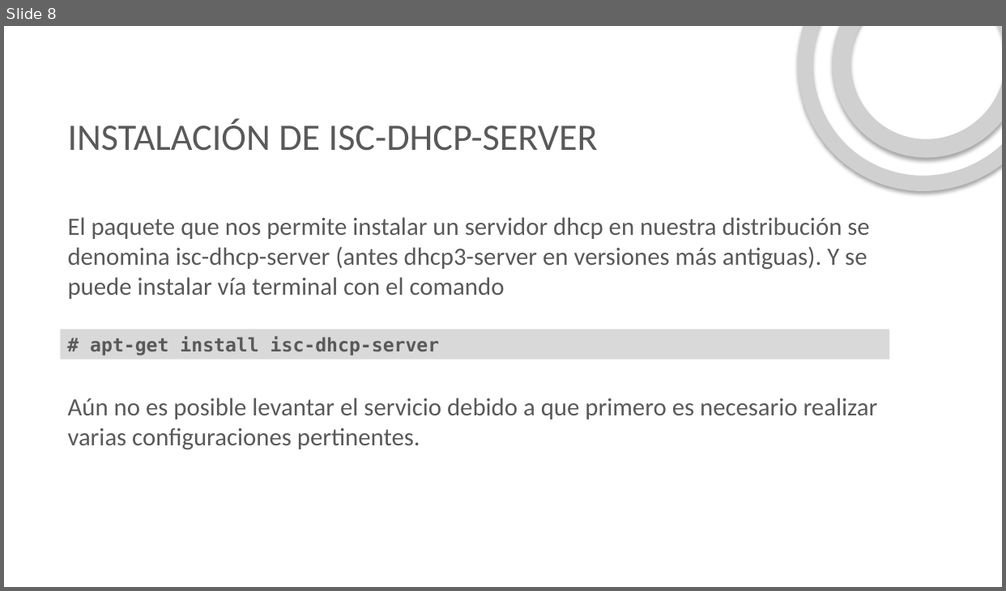
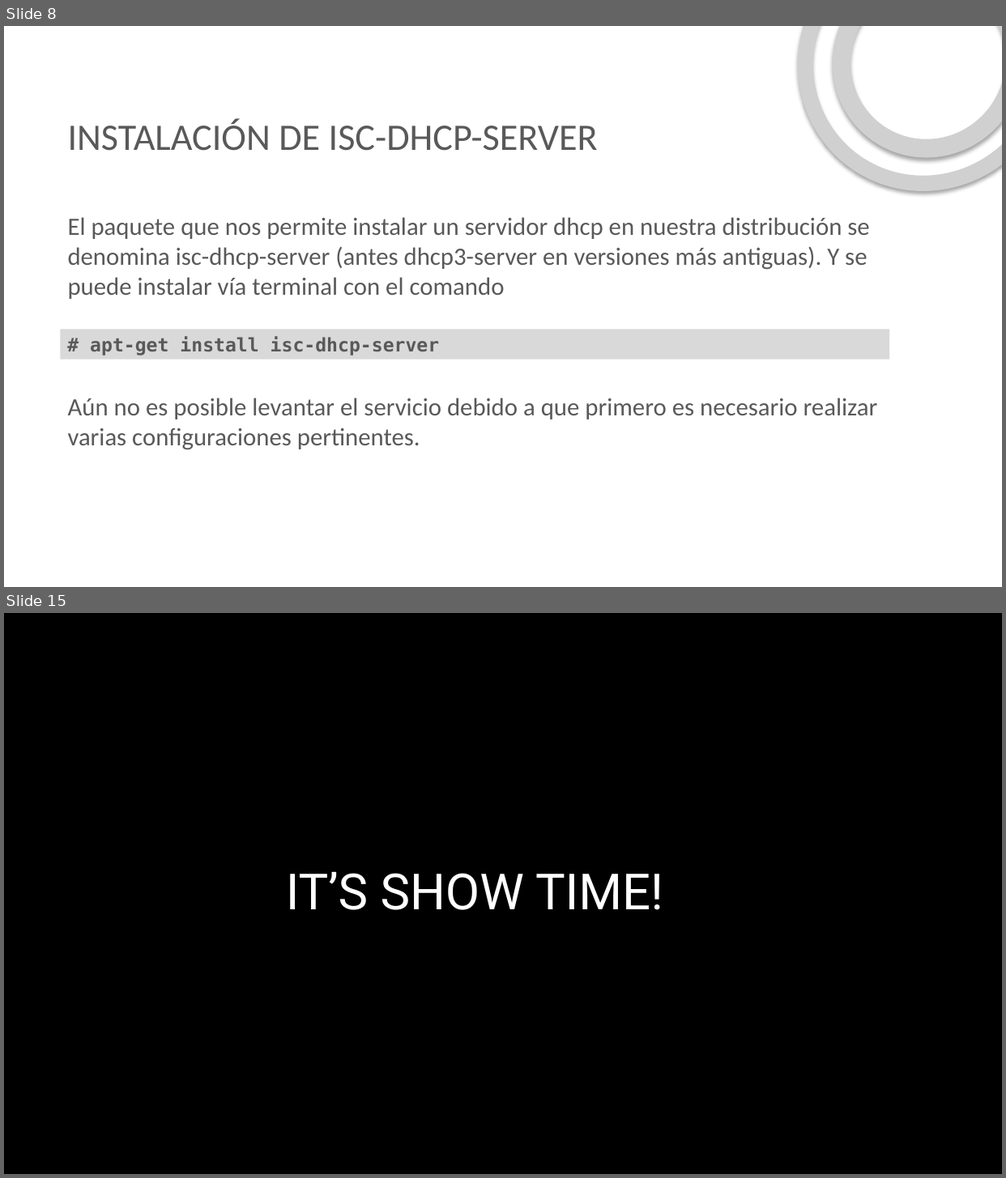
Before and after one commit to ftapia23/servicioRed, a slide deck: presentacion/DHCP.pptx. Shown one above the other, each under a label of ours: slide 8 before the commit, slides 8 and 15 after it; the slides between them are not shown. The pictures are 1006x591 and 1006x1178 pixels, drawn with LibreOffice and Linux fonts; fonts in the diff are those of the drawing; grey boxes stand for pictures; background and template pictures are left out. Boxes give left, top, right and bottom in pixels: in the first picture for what was removed or moved away, otherwise in the second. Text is boxed around its words. In the diff, an @@ line names an element or a change of style, - is before the commit and + after.

```diff
--- a/presentacion/DHCP.pptx
+++ b/presentacion/DHCP.pptx
@@ slide 15 added at [4, 613, 1002, 1174], background picture (left out) @@
@@ title added at [286, 871, 663, 910], 48 pt, text #FFFFFF @@
+IT’S SHOW TIME!
```
Also in this commit, not shown: 2 slides changed, 5 other slides added, 2 slides removed, 2 other files.
